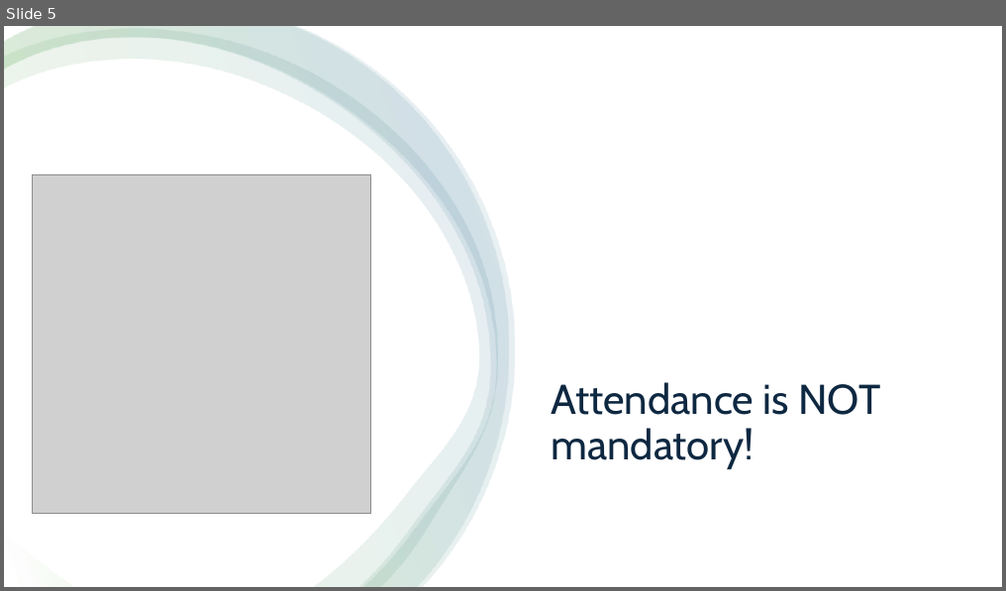
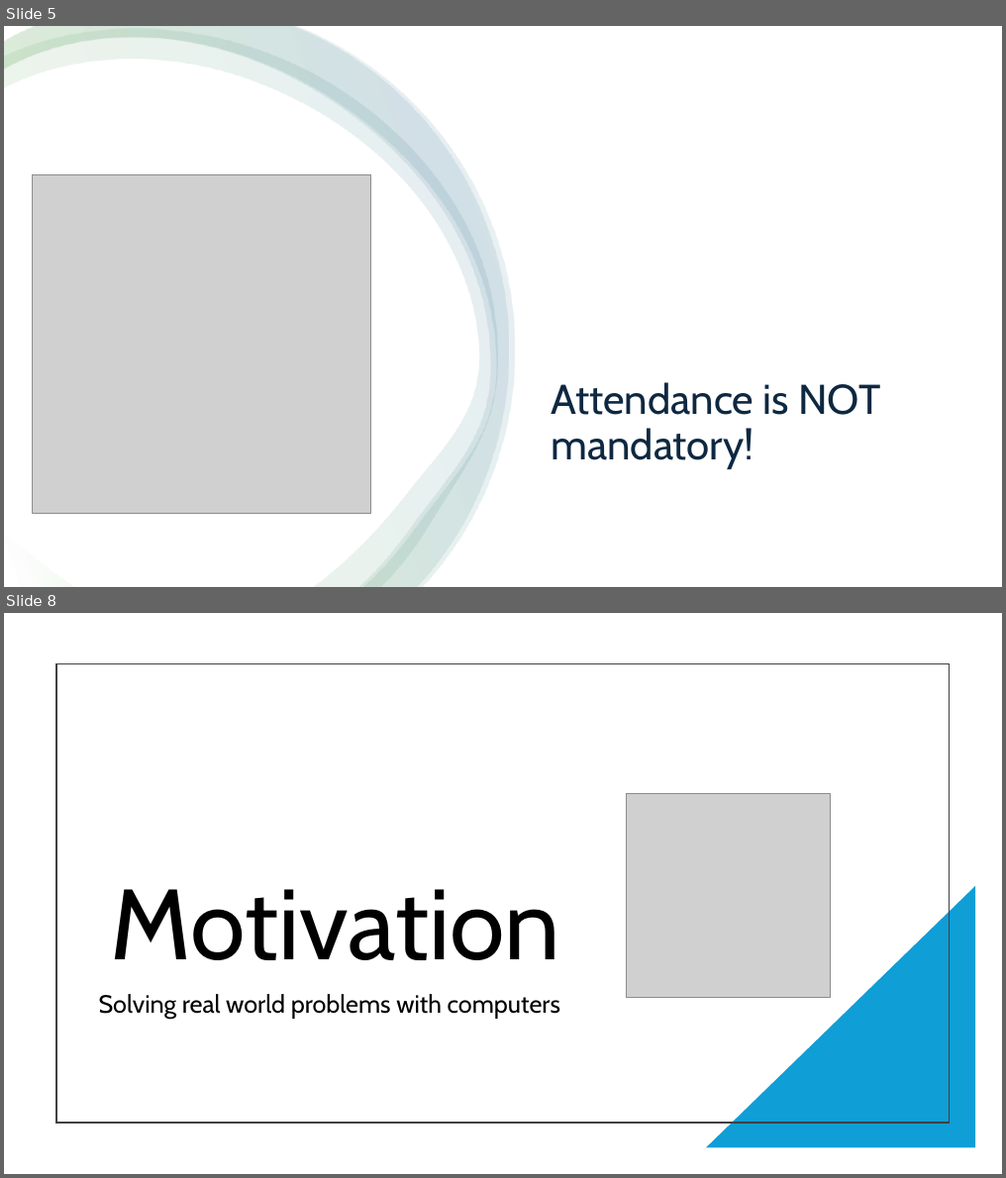
Before and after one commit to RobertNagy299/dsa-i-teaching, a slide deck: MyOwnPresentations/Data Structures and Algorithms I.pptx. Shown one above the other, each under a label of ours: slide 5 before the commit, slides 5 and 8 after it; the slides between them are not shown. The pictures are 1006x591 and 1006x1178 pixels, drawn with LibreOffice and Linux fonts; fonts in the diff are those of the drawing; grey boxes stand for pictures. Boxes give left, top, right and bottom in pixels: in the first picture for what was removed or moved away, otherwise in the second. Text is boxed around its words. In the diff, an @@ line names an element or a change of style, - is before the commit and + after.

```diff
--- a/MyOwnPresentations/Data Structures and Algorithms I.pptx
+++ b/MyOwnPresentations/Data Structures and Algorithms I.pptx
@@ slide 8 added at bbox=[4, 613, 1002, 1174], background #FFFFFF @@
@@ rectangle added at bbox=[56, 663, 949, 1123], outline #404040 1.5 pt @@
@@ picture added at bbox=[626, 794, 830, 998] @@
@@ title added at bbox=[111, 889, 560, 960], 96 pt, text #000000 @@
+Motivation
@@ right triangle added at bbox=[706, 886, 976, 1149], fill #0F9ED5 @@
@@ text added at bbox=[99, 994, 560, 1019], 24 pt, text #000000 @@
+Solving real world problems with computers
```
Also in this commit, not shown: 1 slide changed, 44 other slides added.
